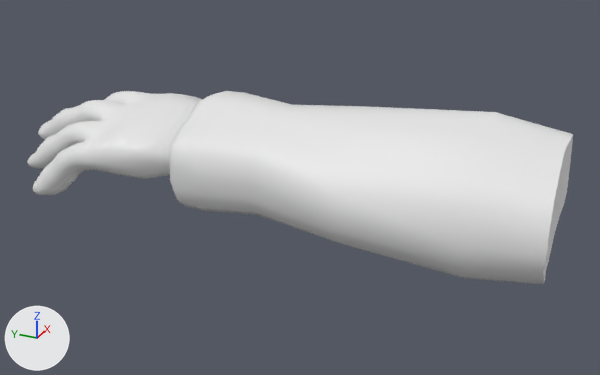
The FBX model Better Name Pending/Assets/Models and Textures/Models/Hands/New fixed hands/LeFt HaNd mk1.fbx: old version first, new version second.
Both versions are drawn from a 50 mm lens placed at (-0.566, -0.37, 0.253), pointed at (0.001, -0.115, -0.031). The axes (+X, +Y, +Z) are drawn at lower left. The lights are the same throughout. Where no turn or scale is listed for an object, it has been applied to the vertices.

Script lines for the objects in view, before the commit:
```python
me_cylinder_001 = bpy.data.meshes.new('Cylinder.001')
me_cylinder_001.from_pydata(...)  # 273 vertices, 271 faces; spans x -0.067..0.039, y -0.321..-0.027, z -0.056..0.05
me_cylinder_001.materials.append(mat_mouw)  # white #e7e7e7
me_cylinder_002 = bpy.data.meshes.new('Cylinder.002')
me_cylinder_002.from_pydata(...)  # 2354 vertices, 2350 faces; spans x -0.071..0.075, y -0.074..0.15, z -0.051..0.027
me_cylinder_002.materials.append(mat_hands)  # white #e7e7e7
ob_high_poly_hands_001 = bpy.data.objects.new('high poly hands.001', me_cylinder_002)
ob_high_poly_hands_001.location = (0.0, 0.0, 0.0)
ob_high_poly_hands_002 = bpy.data.objects.new('high poly hands.002', me_cylinder_001)
ob_high_poly_hands_002.location = (0.0, 0.0, 0.0)
```
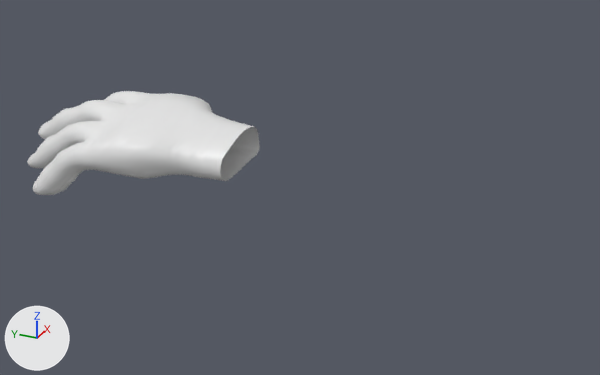
Where the newer file only moved an object's origin or applied its transform, the numbers keep the older frame.

Where the change shows, as pixel boxes [x1, y1, x2, y2] in the pictures (600 x 375 px):
'high poly hands.002', deleted: before [170, 91, 573, 284]

The change, as a diff of the scene's bpy script:
```diff
--- a/Better Name Pending/Assets/Models and Textures/Models/Hands/New fixed hands/LeFt HaNd mk1.fbx.py
+++ b/Better Name Pending/Assets/Models and Textures/Models/Hands/New fixed hands/LeFt HaNd mk1.fbx.py
@@ ob_high_poly_hands_002 @@
-ob_high_poly_hands_002 = bpy.data.objects.new('high poly hands.002', me_cylinder_001)
-ob_high_poly_hands_002.location = (0.0, 0.0, 0.0)
```
